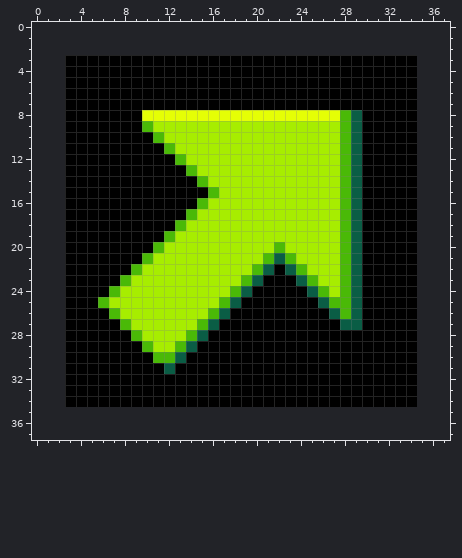
A pixel-art file gets an edit: packages/game-client/src/assets/skills{m}/move.aseprite. This is how it looked before the edit.
32x32 pixels, 1 frame. The old version is drawn lined up with the new one, on the new canvas.
The result:
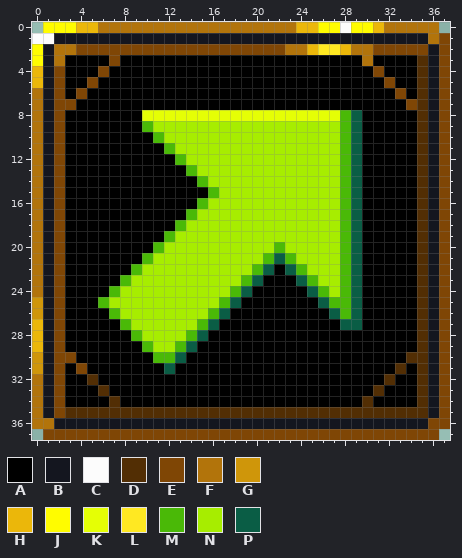
Palette (. is transparent): A #000000  B #14161f  C #fcfcfc  D #522e04  E #7f4605  F #b2740b  G #cf960a  H #ebb70a  J #fffc00  K #e5ff05  L #ffe822  M #4ab907  N #a7ed00  P #0a5d45
Edits made:
canvas 32x32 -> 38x38, the old top-left corner now at 3,3
There is now colour B in row 1 at x 2 to 35; in rows 2 to 35 at x 1 and 36; in row 36 at x 2 to 35.
There is now colour C in row 0 at x 28; in row 1 at x 0 to 1.
There is now colour D in rows 3 to 34 at x 35; in row 35 at x 3 to 35.
The edit turns colour A into colour D in row 30 at x 34; in row 31 at x 33; in row 32 at x 5 and 32; in row 33 at x 6 and 31; in row 34 at x 7 and 30.
There is now colour E in row 1 at x 37; in row 2 at x 4 to 22, 31 to 35 and 37; in row 3 at x 37; in rows 4 to 35 at x 2 and 37; in row 36 at x 36 to 37; in row 37 at x 1 to 36.
The edit turns colour A into colour E in row 3 at x 7; in row 4 at x 6 and 31; in row 5 at x 5 and 32; in row 6 at x 4 and 33; in row 7 at x 3 and 34; in row 30 at x 3.
The edit turns colour A into colour E in row 31 at x 4.
There is now colour F in row 0 at x 6 to 23 and 32 to 36; in row 1 at x 36; in row 2 at x 2 to 3, 23 to 24 and 29 to 30; in row 3 at x 2; in rows 6 to 24 at x 0; in rows 32 to 35 at x 0.
There is now colour F in row 36 at x 0 to 1.
The edit turns colour A into colour F in row 3 at x 30.
There is now colour G in rows 25 to 26 at x 0; in rows 30 to 31 at x 0.
There is now colour H in row 0 at x 4 to 5, 24 to 25 and 31; in row 2 at x 25 and 28; in rows 4 to 5 at x 0; in rows 27 to 29 at x 0.
There is now colour J in row 0 at x 1 to 3, 26 to 27 and 29 to 30; in rows 2 to 3 at x 0.
There is now colour L in row 2 at x 26 to 27.
Where, in picture pixels (left, top, right, bottom), the same in both pictures:
changed: (32, 22, 450, 440)
